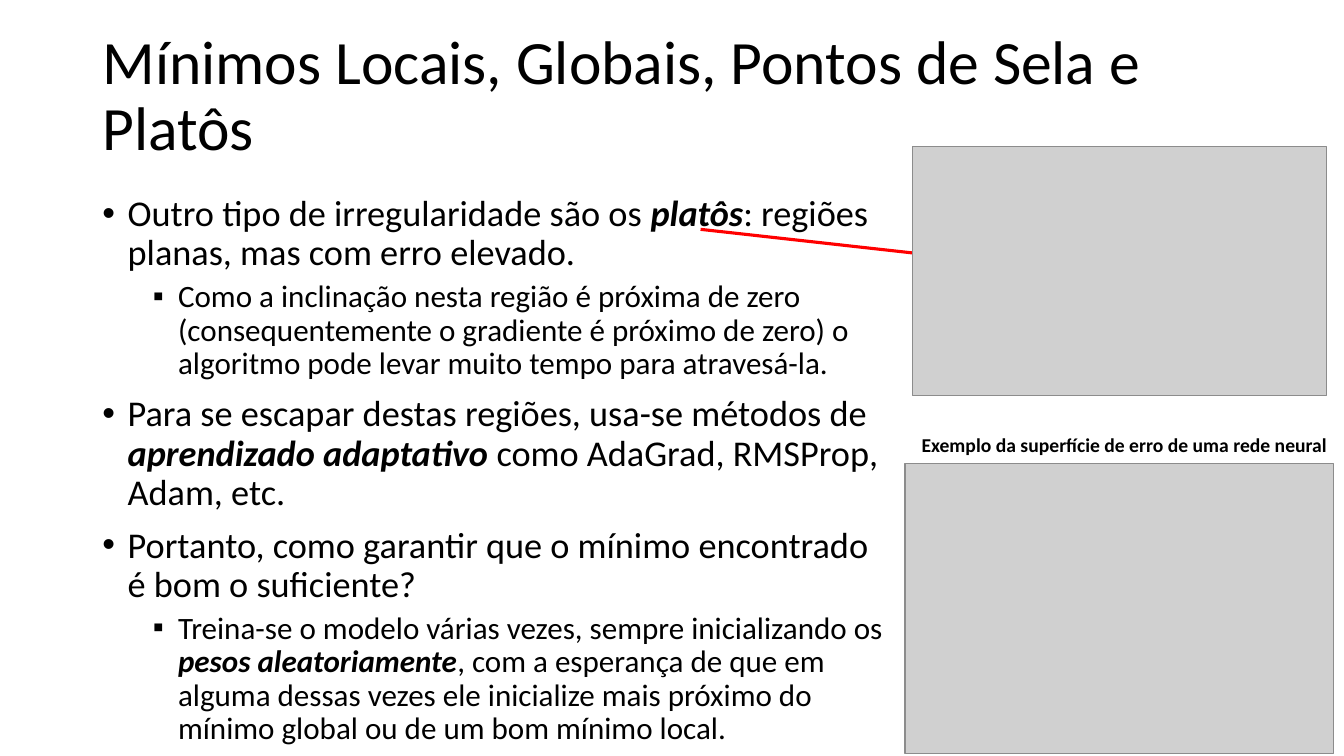
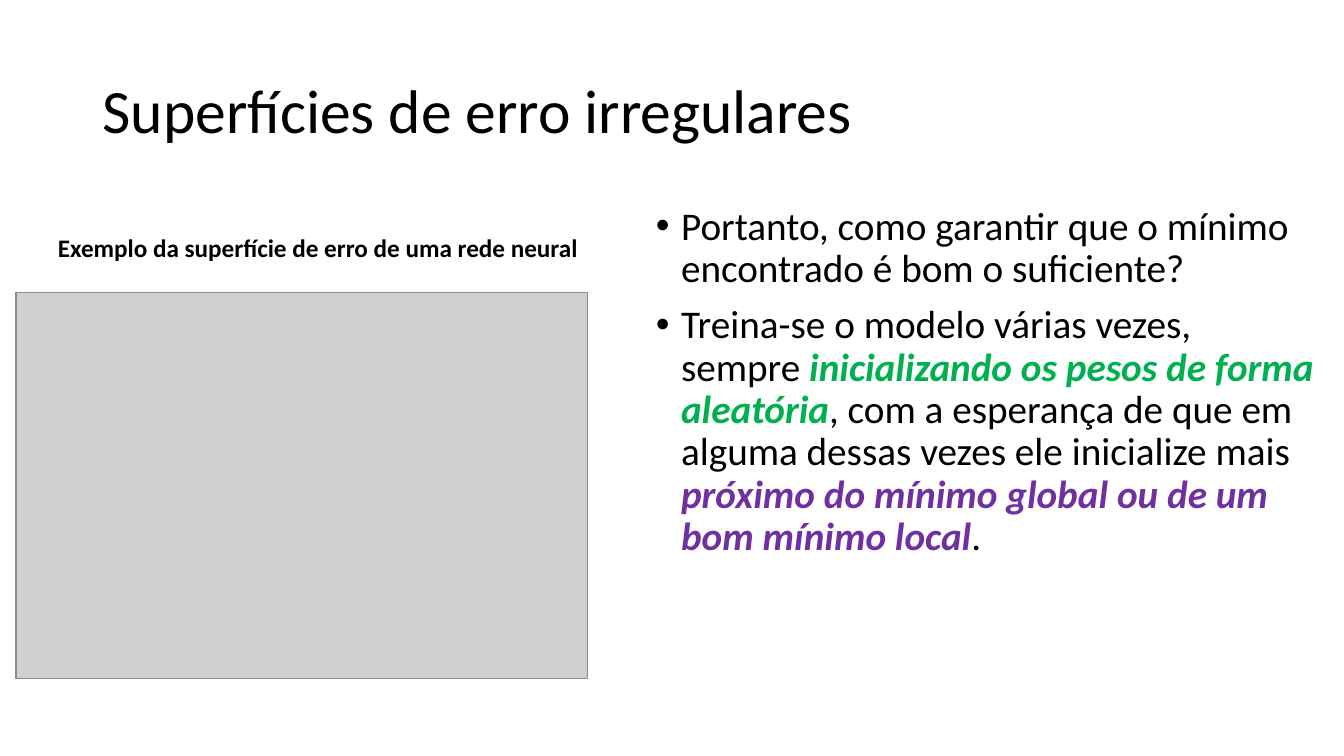
Before and after one commit to zz4fap/t320_aprendizado_de_maquina, a slide deck: slide 12 of slides/T320_Redes_Neurais_Artificiais (Parte III).pptx (slide 9 before the commit). Drawn at 1344x756 pixels with LibreOffice and Linux fonts; fonts in the diff are those of the drawing; grey boxes stand for pictures. Boxes give left, top, right and bottom in pixels: in the first picture for what was removed or moved away, otherwise in the second. Text is boxed around its words. In the diff, an @@ line names an element or a change of style, - is before the commit and + after.

```diff
--- a/slides/T320_Redes_Neurais_Artificiais (Parte III).pptx
+++ b/slides/T320_Redes_Neurais_Artificiais (Parte III).pptx
@@ title removed at bbox=[102, 41, 1140, 151] @@
-Mínimos Locais, Globais, Pontos de Sela e Platôs
@@ title added at bbox=[102, 90, 852, 144], 44 pt, text #000000 @@
+Superfícies de erro irregulares
@@ picture removed at bbox=[912, 146, 1327, 396] @@
@@ text at bbox=[128, 200, 878, 510]: paragraphs removed @@
-• Outro tipo de irregularidade são os platôs: regiões planas, mas com erro elevado.
-  ▪ Como a inclinação nesta região é próxima de zero (consequentemente o gradiente é próximo de zero) o algoritmo pode levar muito tempo para atravesá-la.
-• Para se escapar destas regiões, usa-se métodos de aprendizado adaptativo como AdaGrad, RMSProp, Adam, etc.
@@ text "Portanto, como garantir que o ...": place and size @@
-text "Portanto, como garantir que o ..." at bbox=[128, 200, 883, 745]
+text "Portanto, como garantir que o ..." at bbox=[681, 213, 1314, 551]
@@ text "Exemplo da superfície de erro ...": place and size @@
-text "Exemplo da superfície de erro ..." at bbox=[922, 438, 1327, 455]
+text "Exemplo da superfície de erro ..." at bbox=[58, 239, 578, 261]
@@ text "Exemplo da superfície de erro ..." at bbox=[58, 239, 578, 261]: size 14 to 18 pt @@
@@ text at bbox=[681, 213, 1289, 283]: size 25.9 to 28 pt in "Portanto, como garantir que o mínimo encontrado ..." @@
@@ arrow removed from (701, 230) to (1205, 285) @@
@@ picture: place and size @@
-picture at bbox=[905, 464, 1334, 753]
+picture at bbox=[16, 292, 588, 679]
@@ text at bbox=[681, 310, 1314, 551]: text changed; size 22.2 to 28 pt @@
-  ▪ Treina-se o modelo várias vezes, sempre inicializando os pesos aleatoriamente, com a esperança de que em alguma dessas vezes ele inicialize mais próximo do mínimo global ou de um bom mínimo local.
+• Treina-se o modelo várias vezes, sempre inicializando os pesos de forma aleatória, com a esperança de que em alguma dessas vezes ele inicialize mais próximo do mínimo global ou de um bom mínimo local.
```
Also in this commit, not shown: 10 other slides changed, 7 slides added, 1 slide removed, 2 other files.
